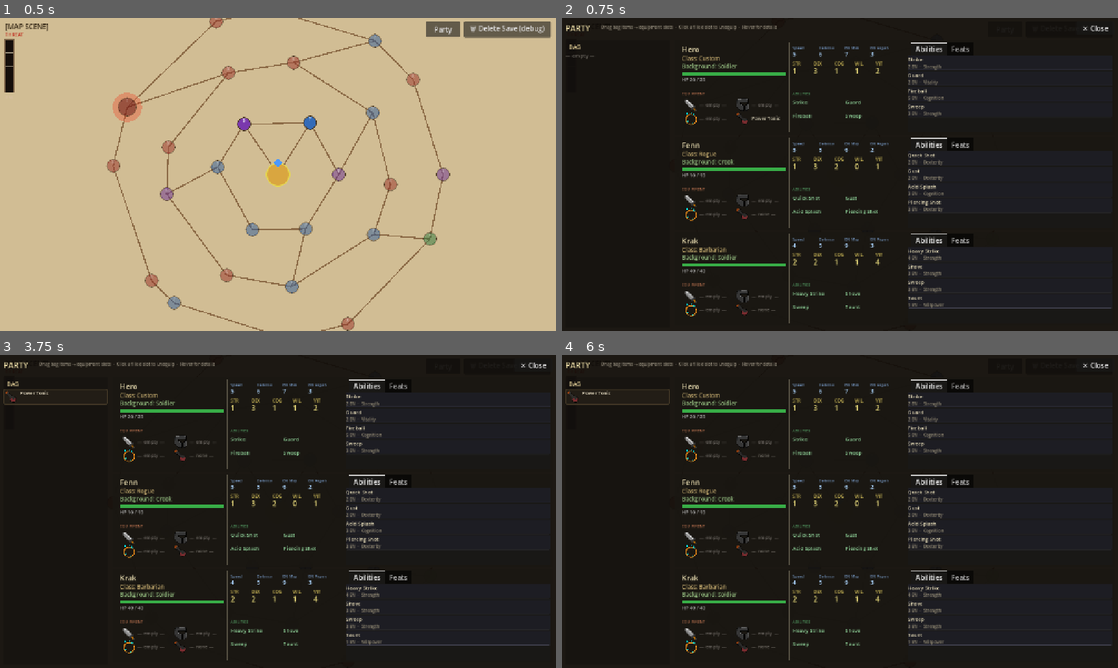
Above: before the commit, frames 1-4 (two rows, left to right).
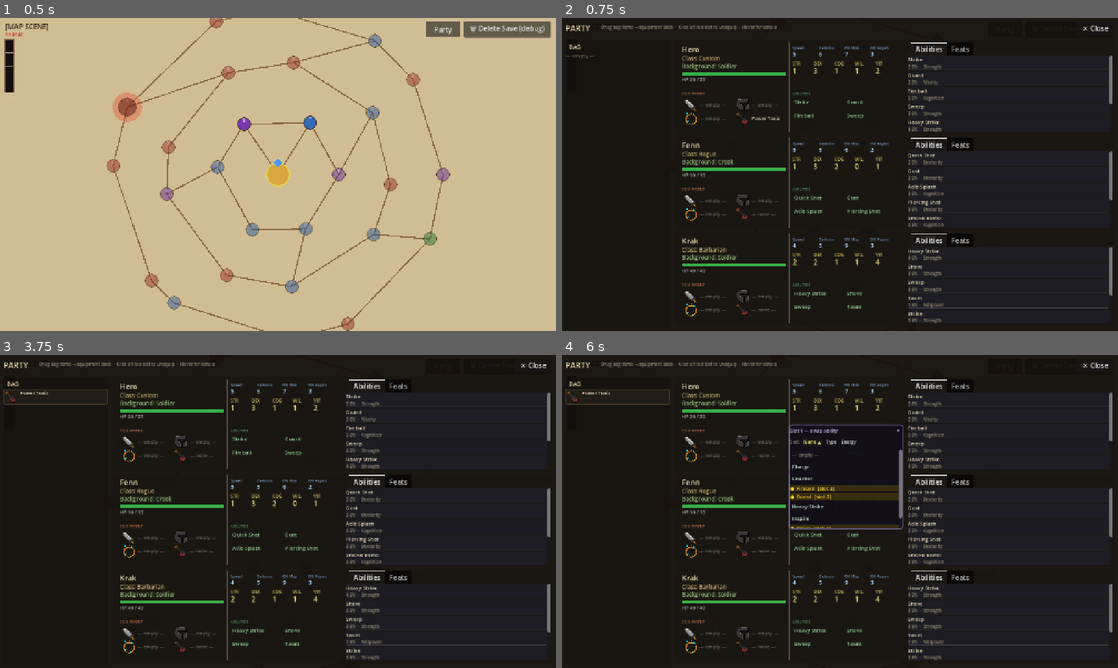
Above: after the commit, the same moments.

Repository: caleb-the-dev/RogueFinder
Game: Godot game, scene res://main.tscn
The game is run twice, just before and just after one commit, with the same random seed, the same clock (stepped at 60 frames per second) and the same inputs.
Inputs:
- Up to frame 1 (0.5 s): no input
- Up to frame 2 (0.75 s): click "Party" at 0.5 s
- Up to frame 3 (3.75 s): click "— empty —" at 1.25 s; click "— empty —" at 2 s; click "— empty —" at 2.75 s; click "Power Tonic" at 3.5 s
- Up to frame 4 (6 s): click "— none —" at 4.25 s; click "— empty —" at 5 s; click "Party" (after the commit: "Strike") at 5.75 s

Frame 1 is identical in both runs. In frame 2, 1.0% of the frame differs, in the area x 41-99%, y 12-98%; in frame 3, 1.0%; in frame 4, 2.9%, in the area x 40-99%, y 12-98%.

Commit message:
feat(party-sheet): ability pool swap UI — Slice 7
- ArchetypeLibrary: added pool_extras key to RogueFinder/archer_bandit/grunt; create() appends extras to ability_pool (dedup guarded)
- PartySheet: ability slot labels replaced with clickable buttons; clicking opens/toggles a floating pool picker above the BR quadrant
- Picker: sort controls (Name/Type/Energy, asc/desc toggle), "— empty —" clear row, full pool list with slotted-ability gold highlight + slot badge
- Dead members: slot buttons disabled, no picker opens
- Picker state (_picker_member/_picker_slot/_sort_field/_sort_asc) cleared on hide_sheet(); _rebuild() is sole re-render path

Testing requires fresh run (delete save first — existing saves lack pool_extras).

Co-Authored-By: Claude Sonnet 4.6 <noreply@anthropic.com>

Diff:
--- a/rogue-finder/scripts/globals/ArchetypeLibrary.gd
+++ b/rogue-finder/scripts/globals/ArchetypeLibrary.gd
@@ -16,6 +16,7 @@
 ## "artwork_attack" : String            — res:// path placeholder
 ## "backgrounds"    : Array[String]     — pool; one is chosen at random
 ## "abilities"      : Array             — fixed 4-slot list of ability IDs ("" = empty slot)
+## "pool_extras"    : Array             — additional IDs appended to ability_pool beyond the 4 slots
 ## "consumable"     : String            — item ID or display name ("" = none)
 ## "str_range"      : [min, max] int
 ## "dex_range"      : [min, max] int
@@ -33,6 +34,7 @@
 		"artwork_attack": "",
 		"backgrounds":    ["Noble", "Peasant", "Scholar", "Soldier", "Merchant"],
 		"abilities":      ["strike", "guard", "fireball", "sweep"],
+		"pool_extras":    ["heavy_strike", "counter", "charge", "inspire"],
 		"consumable":     "power_tonic",
 		"str_range":      [1, 4],
 		"dex_range":      [1, 4],
@@ -49,6 +51,7 @@
 		"artwork_attack": "",
 		"backgrounds":    ["Crook", "Soldier"],
 		"abilities":      ["quick_shot", "gust", "acid_splash", "piercing_shot"],
+		"pool_extras":    ["smoke_bomb", "disengage", "windblast", "counter"],
 		"consumable":     "",
 		"str_range":      [1, 2],
 		"dex_range":      [3, 4],
@@ -65,6 +68,7 @@
 		"artwork_attack": "",
 		"backgrounds":    ["Crook", "Soldier"],
 		"abilities":      ["heavy_strike", "shove", "sweep", "taunt"],
+		"pool_extras":    ["strike", "shield_bash", "charge", "yank"],
 		"consumable":     "",
 		"str_range":      [2, 4],
 		"dex_range":      [1, 2],
@@ -155,6 +159,10 @@
 	for ab in ability_src:
 		if ab != "":
 			data.ability_pool.append(str(ab))
+	for ab in def.get("pool_extras", []) as Array:
+		var ab_str: String = str(ab)
+		if ab_str != "" and not data.ability_pool.has(ab_str):
+			data.ability_pool.append(ab_str)
 
 	# Consumable item (empty string = none)
 	data.consumable = def.get("consumable", "")
--- a/rogue-finder/scripts/party/PartySheet.gd
+++ b/rogue-finder/scripts/party/PartySheet.gd
@@ -42,6 +42,12 @@
 
 var _content_root: Control = null
 
+## --- Picker state ---
+var _picker_member: int    = -1    ## which party member card; -1 = picker closed
+var _picker_slot:   int    = -1    ## which ability slot (0-3) was clicked
+var _sort_field:    String = "name"  ## "name" | "attribute" | "energy"
+var _sort_asc:      bool   = true
+
 func _ready() -> void:
 	layer = 20
 	visible = false
@@ -53,6 +59,8 @@
 	visible = true
 
 func hide_sheet() -> void:
+	_picker_member = -1
+	_picker_slot   = -1
 	visible = false
 
 ## --- Build ---
@@ -79,6 +87,9 @@
 		var member: CombatantData = GameState.party[i]
 		var row_y: float = CONTENT_TOP + float(i) * (MEMBER_H + MEMBER_GAP)
 		_build_member_card(root, member, Vector2(MID_X, row_y), i)
+
+	if _picker_member >= 0:
+		_build_ability_picker(root)
 
 ## --- Header ---
 
@@ -534,30 +545,45 @@
 		var off: Array  = ab_offsets[j]
 		var abx: float  = br_x + off[0]
 		var aby: float  = br_y + off[1]
+		var is_active_slot: bool = (_picker_member == member_idx and _picker_slot == j)
+
+		var slot_btn := Button.new()
+		slot_btn.flat = not is_active_slot
+		slot_btn.position = Vector2(abx, aby)
+		slot_btn.size = Vector2(ab_cell_w, row_h)
+		slot_btn.alignment = HORIZONTAL_ALIGNMENT_LEFT
+		slot_btn.clip_text = true
 
 		if ability_id == "":
-			var empty_lbl := Label.new()
-			empty_lbl.text = "— empty —"
-			empty_lbl.position = Vector2(abx, aby + 5.0)
-			empty_lbl.add_theme_font_size_override("font_size", 11)
-			empty_lbl.add_theme_color_override("font_color", Color(0.35, 0.40, 0.35))
-			parent.add_child(empty_lbl)
+			slot_btn.text = "— empty —"
+			slot_btn.add_theme_font_size_override("font_size", 11)
+			slot_btn.add_theme_color_override("font_color",
+				Color(0.55, 0.70, 0.55) if is_active_slot else Color(0.35, 0.40, 0.35))
 		else:
 			var ab: AbilityData = AbilityLibrary.get_ability(ability_id)
-			var tip: String = "%s\nCost: %d Energy\nAttribute: %s\n\n%s" % [
+			slot_btn.text = ab.ability_name
+			slot_btn.add_theme_font_size_override("font_size", 12)
+			slot_btn.add_theme_color_override("font_color",
+				Color(0.42, 0.50, 0.42) if is_dead else
+				(Color(0.95, 0.90, 0.55) if is_active_slot else Color(0.58, 0.85, 0.62)))
+			slot_btn.tooltip_text = "%s\nCost: %d Energy\nAttribute: %s\n\n%s" % [
 				ab.ability_name, ab.energy_cost, _attr_name(ab.attribute), ab.description
 			]
-			var ab_lbl := Label.new()
-			ab_lbl.text = ab.ability_name
-			ab_lbl.position = Vector2(abx, aby + 5.0)
-			ab_lbl.custom_minimum_size = Vector2(ab_cell_w, 0.0)
-			ab_lbl.clip_contents = true
-			ab_lbl.add_theme_font_size_override("font_size", 12)
-			ab_lbl.add_theme_color_override("font_color",
-				Color(0.42, 0.50, 0.42) if is_dead else Color(0.58, 0.85, 0.62))
-			ab_lbl.tooltip_text = tip
-			ab_lbl.mouse_filter = Control.MOUSE_FILTER_PASS
-			parent.add_child(ab_lbl)
+
+		if is_dead:
+			slot_btn.disabled = true
+		else:
+			var mi: int = member_idx; var sj: int = j
+			slot_btn.pressed.connect(func():
+				if _picker_member == mi and _picker_slot == sj:
+					_picker_member = -1
+					_picker_slot   = -1
+				else:
+					_picker_member = mi
+					_picker_slot   = sj
+				_rebuild()
+			)
+		parent.add_child(slot_btn)
 
 ## --- Ability Pool Tabs (right portion of card) ---
 ## Tab 1 "Abilities": scrollable list of all abilities in member.ability_pool.
@@ -635,6 +661,176 @@
 	feats_lbl.add_theme_color_override("font_color", Color(0.45, 0.43, 0.40))
 	feats_lbl.position = Vector2(12.0, 12.0)
 	feats_panel.add_child(feats_lbl)
+
+## --- Ability Picker ---
+## Floating panel over the BOTTOM-RIGHT quadrant of _picker_member's card.
+## All state changes go through: set instance vars + call _rebuild().
+
+func _build_ability_picker(parent: Control) -> void:
+	var member: CombatantData = GameState.party[_picker_member]
+	var card_pos_y: float = CONTENT_TOP + float(_picker_member) * (MEMBER_H + MEMBER_GAP)
+
+	var x: float      = MID_X + 10.0
+	var half_w: float = (STATS_BG_W - 20.0) * 0.5   ## = 255
+	var br_x: float   = x + half_w                    ## start of BR quadrant x
+	var br_y: float   = card_pos_y + 108.0             ## horizontal divider y
+
+	var picker_w: float    = 262.0
+	var picker_top: float  = br_y
+	var max_scroll_h: float = clampf(VIEWPORT_H - picker_top - 80.0, 60.0, 180.0)
+
+	var picker := PanelContainer.new()
+	picker.position = Vector2(br_x, picker_top)
+	picker.custom_minimum_size = Vector2(picker_w, 0.0)
+	picker.z_index = 10
+	var sbox := StyleBoxFlat.new()
+	sbox.bg_color = Color(0.07, 0.06, 0.10, 0.97)
+	sbox.border_width_left = 2; sbox.border_width_top = 2
+	sbox.border_width_right = 2; sbox.border_width_bottom = 2
+	sbox.border_color = Color(0.50, 0.44, 0.70, 0.90)
+	sbox.set_corner_radius_all(4)
+	picker.add_theme_stylebox_override("panel", sbox)
+	parent.add_child(picker)
+
+	var outer := VBoxContainer.new()
+	outer.add_theme_constant_override("separation", 3)
+	picker.add_child(outer)
+
+	# Header: slot label + close button
+	var hdr := HBoxContainer.new()
+	outer.add_child(hdr)
+	var hdr_lbl := Label.new()
+	hdr_lbl.text = "Slot %d — swap ability" % (_picker_slot + 1)
+	hdr_lbl.size_flags_horizontal = Control.SIZE_EXPAND_FILL
+	hdr_lbl.add_theme_font_size_override("font_size", 11)
+	hdr_lbl.add_theme_color_override("font_color", Color(0.80, 0.75, 0.92))
+	hdr.add_child(hdr_lbl)
+	var close_btn := Button.new()
+	close_btn.text = "✕"
+	close_btn.flat = true
+	close_btn.add_theme_font_size_override("font_size", 11)
+	close_btn.pressed.connect(func():
+		_picker_member = -1
+		_picker_slot   = -1
+		_rebuild()
+	)
+	hdr.add_child(close_btn)
+
+	# Sort controls
+	var sort_row := HBoxContainer.new()
+	sort_row.add_theme_constant_override("separation", 4)
+	outer.add_child(sort_row)
+	var sort_lbl := Label.new()
+	sort_lbl.text = "Sort:"
+	sort_lbl.add_theme_font_size_override("font_size", 10)
+	sort_lbl.add_theme_color_override("font_color", Color(0.50, 0.48, 0.42))
+	sort_row.add_child(sort_lbl)
+	for sf: Array in [["name", "Name"], ["attribute", "Type"], ["energy", "Energy"]]:
+		var field: String = sf[0]; var caption: String = sf[1]
+		var is_active: bool = (_sort_field == field)
+		var arrow: String   = (" ▲" if _sort_asc else " ▼") if is_active else ""
+		var sbtn := Button.new()
+		sbtn.text = caption + arrow
+		sbtn.flat = not is_active
+		sbtn.add_theme_font_size_override("font_size", 10)
+		if is_active:
+			sbtn.add_theme_color_override("font_color", Color(0.95, 0.88, 0.45))
+		var f: String = field
+		sbtn.pressed.connect(func():
+			if _sort_field == f:
+				_sort_asc = not _sort_asc
+			else:
+				_sort_field = f
+				_sort_asc   = true
+			_rebuild()
+		)
+		sort_row.add_child(sbtn)
+
+	# Divider
+	var div := ColorRect.new()
+	div.color = Color(0.35, 0.30, 0.48, 0.60)
+	div.custom_minimum_size = Vector2(0.0, 1.0)
+	outer.add_child(div)
+
+	# Scrollable ability rows
+	var scroll := ScrollContainer.new()
+	scroll.custom_minimum_size = Vector2(picker_w - 8.0, max_scroll_h)
+	scroll.horizontal_scroll_mode = ScrollContainer.SCROLL_MODE_DISABLED
+	scroll.vertical_scroll_mode = ScrollContainer.SCROLL_MODE_AUTO
+	outer.add_child(scroll)
+	var rows := VBoxContainer.new()
+	rows.size_flags_horizontal = Control.SIZE_EXPAND_FILL
+	rows.add_theme_constant_override("separation", 2)
+	scroll.add_child(rows)
+
+	# "— empty —" always first
+	var empty_btn := Button.new()
+	empty_btn.text = "— empty —"
+	empty_btn.flat = true
+	empty_btn.alignment = HORIZONTAL_ALIGNMENT_LEFT
+	empty_btn.size_flags_horizontal = Control.SIZE_EXPAND_FILL
+	empty_btn.add_theme_font_size_override("font_size", 11)
+	empty_btn.add_theme_color_override("font_color", Color(0.50, 0.48, 0.42))
+	var pm0: int = _picker_member; var ps0: int = _picker_slot
+	empty_btn.pressed.connect(func():
+		GameState.party[pm0].abilities[ps0] = ""
+		_picker_member = -1
+		_picker_slot   = -1
+		_rebuild()
+	)
+	rows.add_child(empty_btn)
+
+	# Sort pool copy
+	var sorted_pool: Array = member.ability_pool.duplicate()
+	sorted_pool.sort_custom(func(a: String, b: String) -> bool:
+		var ab_a: AbilityData = AbilityLibrary.get_ability(a)
+		var ab_b: AbilityData = AbilityLibrary.get_ability(b)
+		var cmp: int
+		match _sort_field:
+			"name":      cmp = _strcmp(ab_a.ability_name, ab_b.ability_name)
+			"attribute": cmp = ab_a.attribute - ab_b.attribute
+			"energy":    cmp = ab_a.energy_cost - ab_b.energy_cost
+			_:           cmp = _strcmp(ab_a.ability_name, ab_b.ability_name)
+		return cmp < 0 if _sort_asc else cmp > 0
+	)
+
+	for ab_id: String in sorted_pool:
+		var ab: AbilityData = AbilityLibrary.get_ability(ab_id)
+		var slot_idx: int   = member.abilities.find(ab_id)
+		var is_slotted: bool = slot_idx >= 0
+
+		var row_btn := Button.new()
+		row_btn.flat = not is_slotted
+		row_btn.alignment = HORIZONTAL_ALIGNMENT_LEFT
+		row_btn.size_flags_horizontal = Control.SIZE_EXPAND_FILL
+		row_btn.add_theme_font_size_override("font_size", 12)
+		row_btn.tooltip_text = "%s\nCost: %d Energy\nAttribute: %s\n\n%s" % [
+			ab.ability_name, ab.energy_cost, _attr_name(ab.attribute), ab.description
+		]
+
+		if is_slotted:
+			row_btn.text = "● %s  [slot %d]" % [ab.ability_name, slot_idx + 1]
+			row_btn.add_theme_color_override("font_color", Color(0.95, 0.82, 0.20))
+			var rsbox := StyleBoxFlat.new()
+			rsbox.bg_color = Color(0.28, 0.22, 0.05, 0.70)
+			row_btn.add_theme_stylebox_override("normal", rsbox)
+			var rsbox_h := StyleBoxFlat.new()
+			rsbox_h.bg_color = Color(0.40, 0.32, 0.08, 0.80)
+			row_btn.add_theme_stylebox_override("hover", rsbox_h)
+		else:
+			row_btn.text = ab.ability_name
+			row_btn.add_theme_color_override("font_color", Color(0.82, 0.90, 0.82))
+
+		var ai: String = ab_id; var pm2: int = _picker_member; var ps2: int = _picker_slot
+		row_btn.pressed.connect(func():
+			assert(GameState.party[pm2].ability_pool.has(ai),
+				"picker: ability not in pool — invariant broken")
+			GameState.party[pm2].abilities[ps2] = ai
+			_picker_member = -1
+			_picker_slot   = -1
+			_rebuild()
+		)
+		rows.add_child(row_btn)
 
 ## --- Drag-and-Drop Logic ---
 
@@ -706,6 +902,11 @@
 
 ## --- String Helpers ---
 
+func _strcmp(a: String, b: String) -> int:
+	if a < b: return -1
+	if a > b: return 1
+	return 0
+
 func _attr_name(attr: int) -> String:
 	match attr:
 		AbilityData.Attribute.STRENGTH:  return "Strength"
